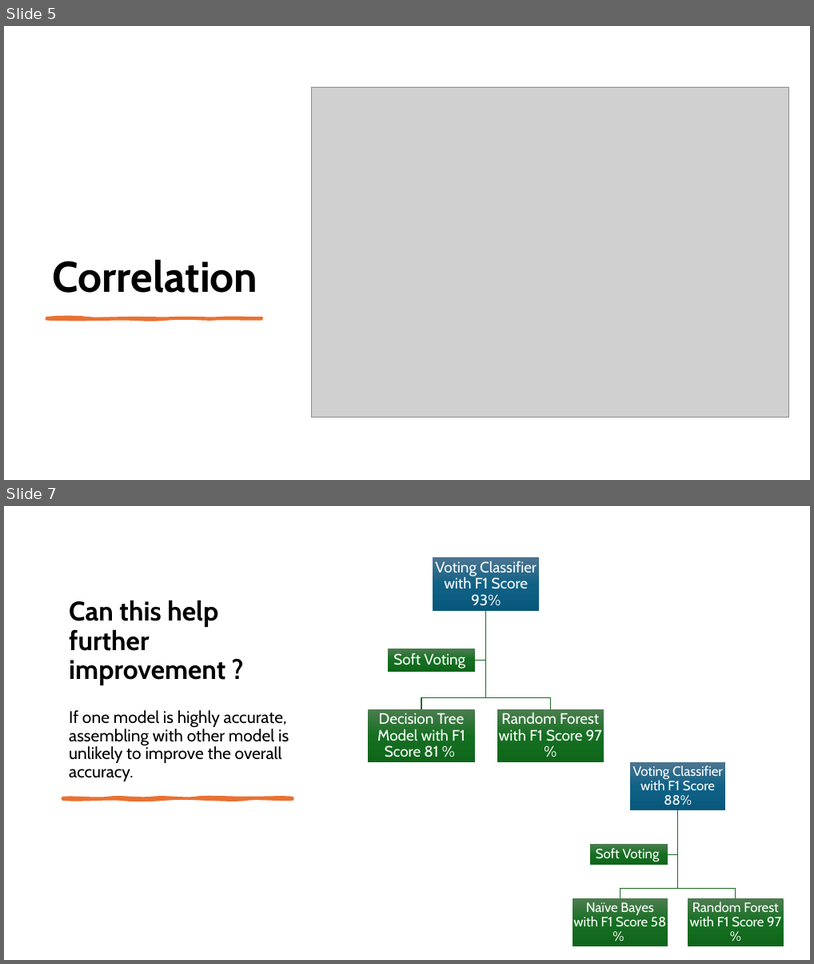
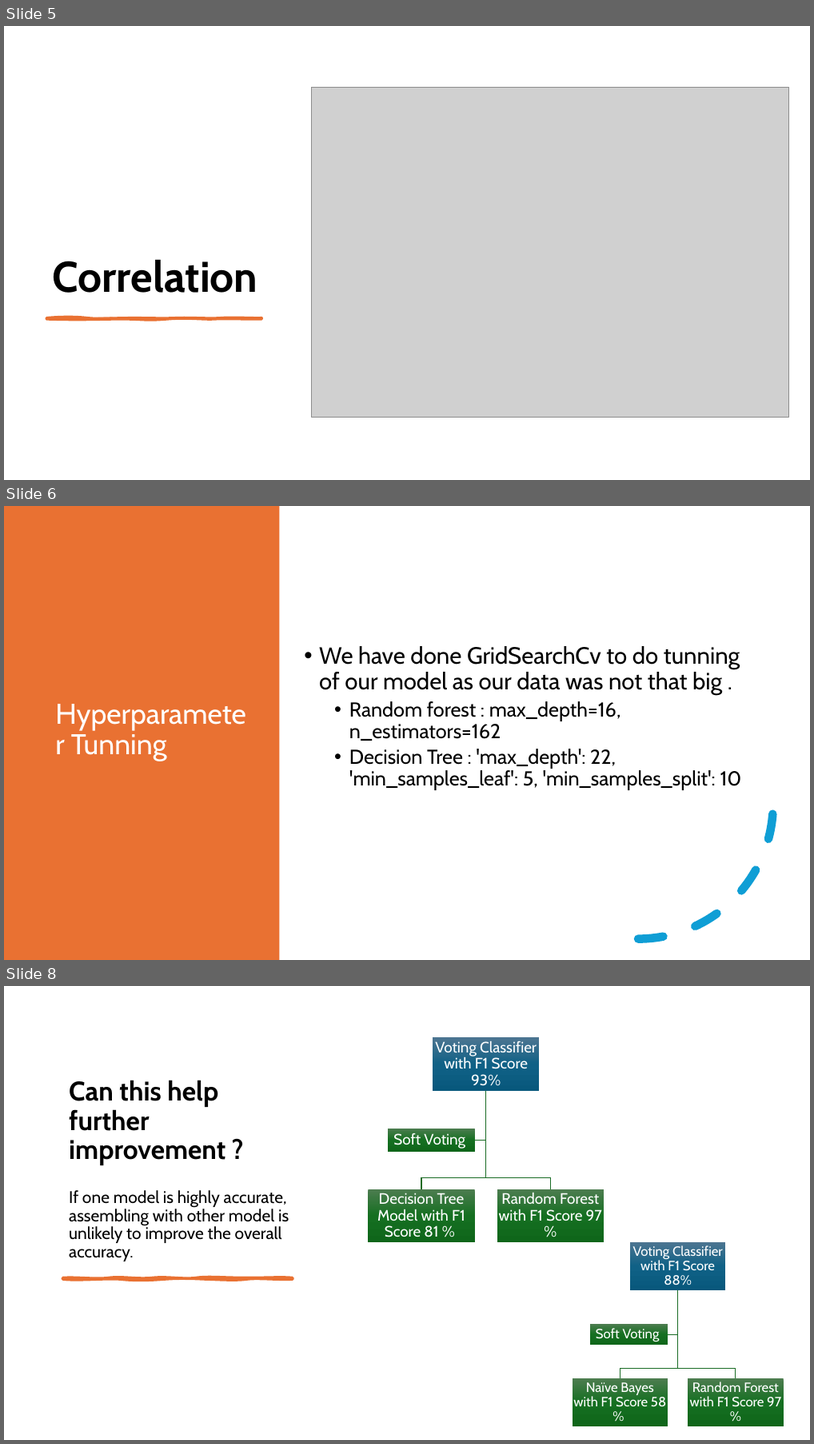
Before and after one commit to monikatyagiisc/employee-attrition-prediction, a slide deck: Project_Presentation_Employee_Attrition_Prediction.pptx. Shown one above the other, each under a label of ours: slides 5 and 7 before the commit, slides 5, 6 and 8 after it; the slides between them are not shown. The pictures are 814x964 and 814x1444 pixels, drawn with LibreOffice and Linux fonts; fonts in the diff are those of the drawing; grey boxes stand for pictures. Boxes give left, top, right and bottom in pixels: in the first picture for what was removed or moved away, otherwise in the second. Text is boxed around its words. In the diff, an @@ line names an element or a change of style, - is before the commit and + after.

```diff
--- a/Project_Presentation_Employee_Attrition_Prediction.pptx
+++ b/Project_Presentation_Employee_Attrition_Prediction.pptx
@@ slide 6 added at (x1=4, y1=506, x2=810, y2=960), background #FFFFFF @@
@@ rectangle added at (x1=4, y1=506, x2=280, y2=960), fill #E97132 @@
@@ text added at (x1=319, y1=646, x2=742, y2=790), 24 pt, text #000000 @@
+• We have done GridSearchCv to do tunning of our model as our data was not that big .
+  • Random forest : max_depth=16, n_estimators=162
+  • Decision Tree : 'max_depth': 22, 'min_samples_leaf': 5, 'min_samples_split': 10
@@ arc (boxed as its full ellipse) added at (x1=504, y1=668, x2=774, y2=939), outline #0F9ED5 10 pt dashed @@
@@ title added at (x1=71, y1=730, x2=167, y2=760), 34 pt, text #FFFFFF @@
+Hyperparameter Tunning
@@ what was slide 7 is now slide 8 @@
```
Also in this commit, not shown: 4 slides changed.
